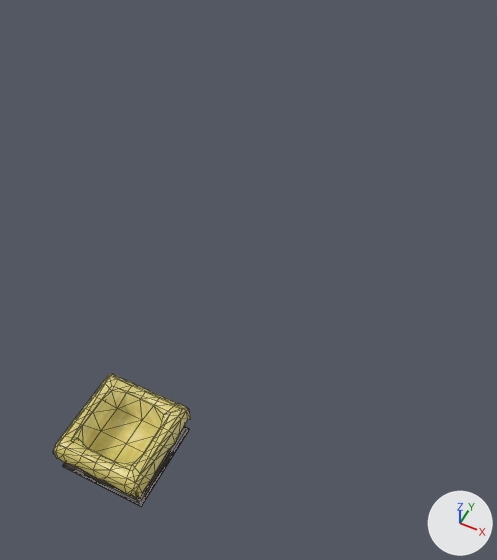
What one commit did to the glTF model assets/exported_models/egg_basket.glb.
Before and after are seen from a 50 mm camera at (12.1, -11.5, 29.5) aimed at (-0.4, 13.6, -2.0). The lights are fixed; the arrows at lower right show +X, +Y and +Z. Mesh edges are drawn as thin lines. Vertices at the same position are counted once.
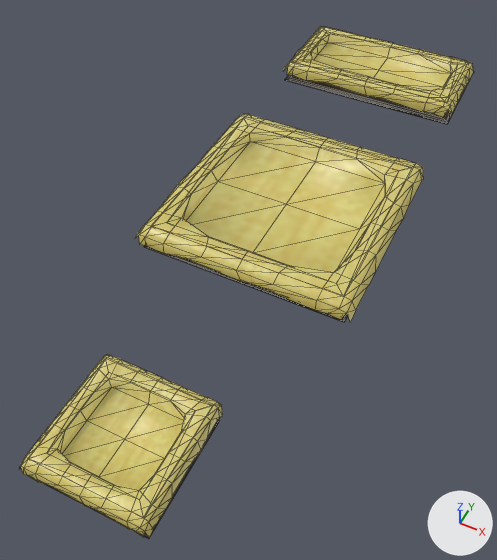
Location of each change, (x1, y1, x2, y2) in pixels of the pictures (497 x 560 px):
'Plane.001', added (yellow): after (134, 114, 424, 322)
'Plane', reshaped, moved (48% wider, 47% taller): before (53, 374, 190, 499); after (20, 354, 223, 538)
'Plane.002', added (yellow): after (283, 26, 474, 118)
'Cube', reshaped (36% wider, 46% taller): before (63, 425, 189, 506); after (47, 420, 219, 539)
'Cube.002', added: after (285, 76, 470, 124)
'Cube.001', added: after (144, 196, 385, 322)

What the commit changed:
me_cube is used by ob_cube; location (0.0, 0.0, 0.0).
me_cube had 32 vertices, 60 faces and spanned x -2.13..2.13, y -2.13..2.13, z 0.0..2.0.
me_cube now has 32 vertices, 60 faces and spans x -3.2..3.2, y -3.2..3.2, z 0.0..1.55.
me_cube part 1: 32 of 32 vertices moved; they spanned x -2.13..2.13, y -2.13..2.13, z 0.0..2.0 and now span x -3.2..3.2, y -3.2..3.2, z 0.0..1.55; mean shift (0.0, 0.0, -0.11); largest move (-2.13, 2.13, 0.01) -> (-3.2, 3.2, 0.01).
me_plane is used by ob_plane; location (0.0, 0.0, 2.06).
me_plane had 117 vertices, 192 faces and spanned x -2.25..2.27, y -2.27..2.34, z -1.63..0.0.
me_plane now has 117 vertices, 192 faces and spans x -3.38..3.41, y -3.4..3.5, z -0.99..0.0.
me_plane part 2: 117 of 117 vertices moved; they spanned x -2.25..2.27, y -2.27..2.34, z -1.63..0.0 and now span x -3.38..3.41, y -3.4..3.5, z -0.99..0.0; mean shift (0.0, 0.0, 0.07); largest move (2.27, -2.25, -0.94) -> (3.41, -3.38, -0.94).
Mesh me_plane_002 is new.
It has 117 vertices, 192 faces and spans x -6.5..6.53, y -3.4..3.5, z -0.99..0.0.
It uses material mat_material (picture img_general_palette).
Mesh me_cube_002 is new.
It has 32 vertices, 60 faces and spans x -6.4..6.4, y -3.2..3.2, z 0.0..1.55.
It uses material mat_material (picture img_general_palette).
Mesh me_plane_001 is new.
It has 117 vertices, 192 faces and spans x -6.77..6.81, y -6.81..7.0, z -0.99..0.0.
It uses material mat_material (picture img_general_palette).
Mesh me_cube_001 is new.
It has 32 vertices, 60 faces and spans x -6.4..6.4, y -6.4..6.4, z 0.0..1.55.
It uses material mat_material (picture img_general_palette).
Object 'Plane' (ob_plane) moves from (0.0, 0.0, 2.06) to (0.0, 0.0, 1.61).
Object 'Plane.002' (ob_plane_002) is new; it shows me_plane_002.
Its location is (0.0, 35.0, 1.61).
Object 'Cube.002' (ob_cube_002) is new; it shows me_cube_002.
Its location is (0.0, 35.0, 0.0).
Object 'Plane.001' (ob_plane_001) is new; it shows me_plane_001.
Its location is (0.0, 18.0, 1.61).
Object 'Cube.001' (ob_cube_001) is new; it shows me_cube_001.
Its location is (0.0, 18.0, 0.0).
